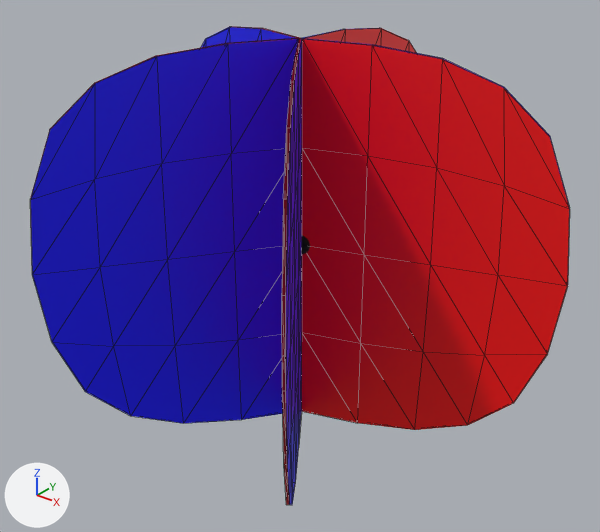
A saved change to the glTF model pics/glbs/5foldnbhd.glb.
Both versions are drawn from a 50 mm camera at (1.764, -2.207, 1.277) aimed at (-0.015, 0.016, -0.101). Every picture has the same lights, and +X, +Y and +Z are marked at lower left. The older version comes first. Mesh edges are drawn as thin lines on the coarser meshes.
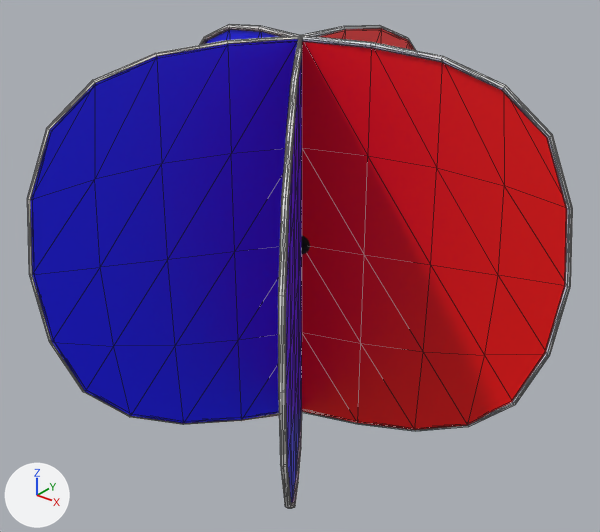
Edits to the bpy script that builds the scene:
```text
Add me_circle_002:
    me_circle_002.from_pydata(...)  # 488 vertices, 972 faces; spans x -0.92..0.92, y -0.79..0.97, z 0.49..2.01
Add ob_circle_001:
    ob_circle_001 = bpy.data.objects.new('Circle.001', me_circle_002)
    ob_circle_001.location = (0.0, 0.0, -1.25)
```

Boxes (x1, y1, x2, y2) around the edits, measured in the pictures (600 x 532 px):
'Circle.001', added
    after: (27, 24, 573, 508)
